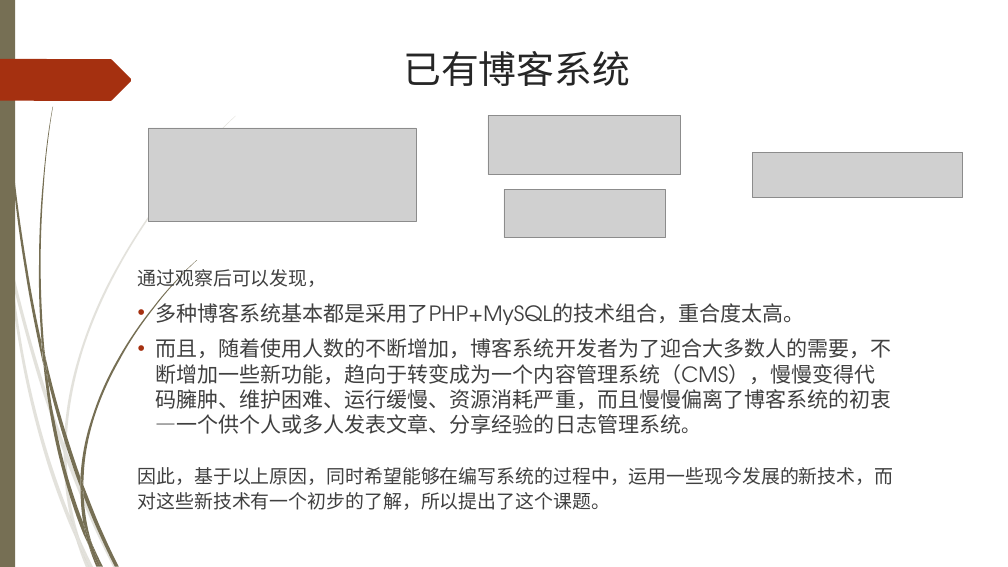
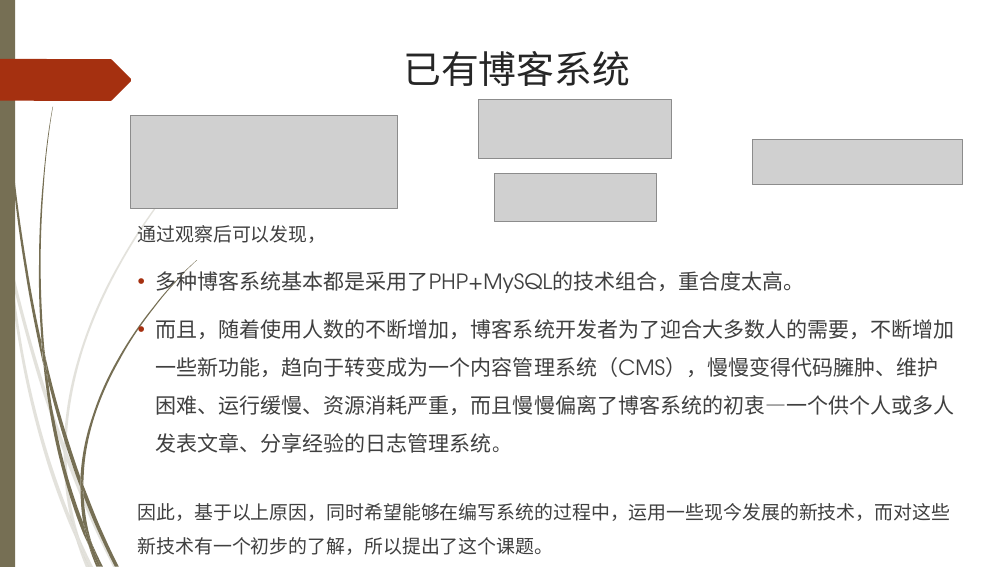
Before and after one commit to wyntau/meblog, a slide deck: slide 3 of doc/博客系统.ppt. Drawn at 1008x567 pixels with LibreOffice and Linux fonts; fonts in the diff are those of the drawing; grey boxes stand for pictures; background and template pictures are left out. Boxes give left, top, right and bottom in pixels: in the first picture for what was removed or moved away, otherwise in the second. Text is boxed around its words. In the diff, an @@ line names an element or a change of style, - is before the commit and + after.

```diff
--- a/doc/博客系统.ppt
+++ b/doc/博客系统.ppt
@@ picture: place and size @@
-picture at (148,128,416,221)
+picture at (130,115,397,209)
@@ picture: place and size @@
-picture at (487,116,680,175)
+picture at (478,100,671,159)
@@ picture: place and size @@
-picture at (753,152,963,197)
+picture at (753,139,963,184)
@@ picture: place and size @@
-picture at (504,189,666,237)
+picture at (495,173,657,221)
@@ text "通过观察后可以发现，": place and size @@
-text "通过观察后可以发现，" at (138,266,894,510)
+text "通过观察后可以发现，" at (138,225,954,555)
@@ text "通过观察后可以发现，" at (138,225,954,555): line spacing 24pt to 1.5 @@
```
Also in this commit, not shown: 1 other slide changed, 8 slides added.
